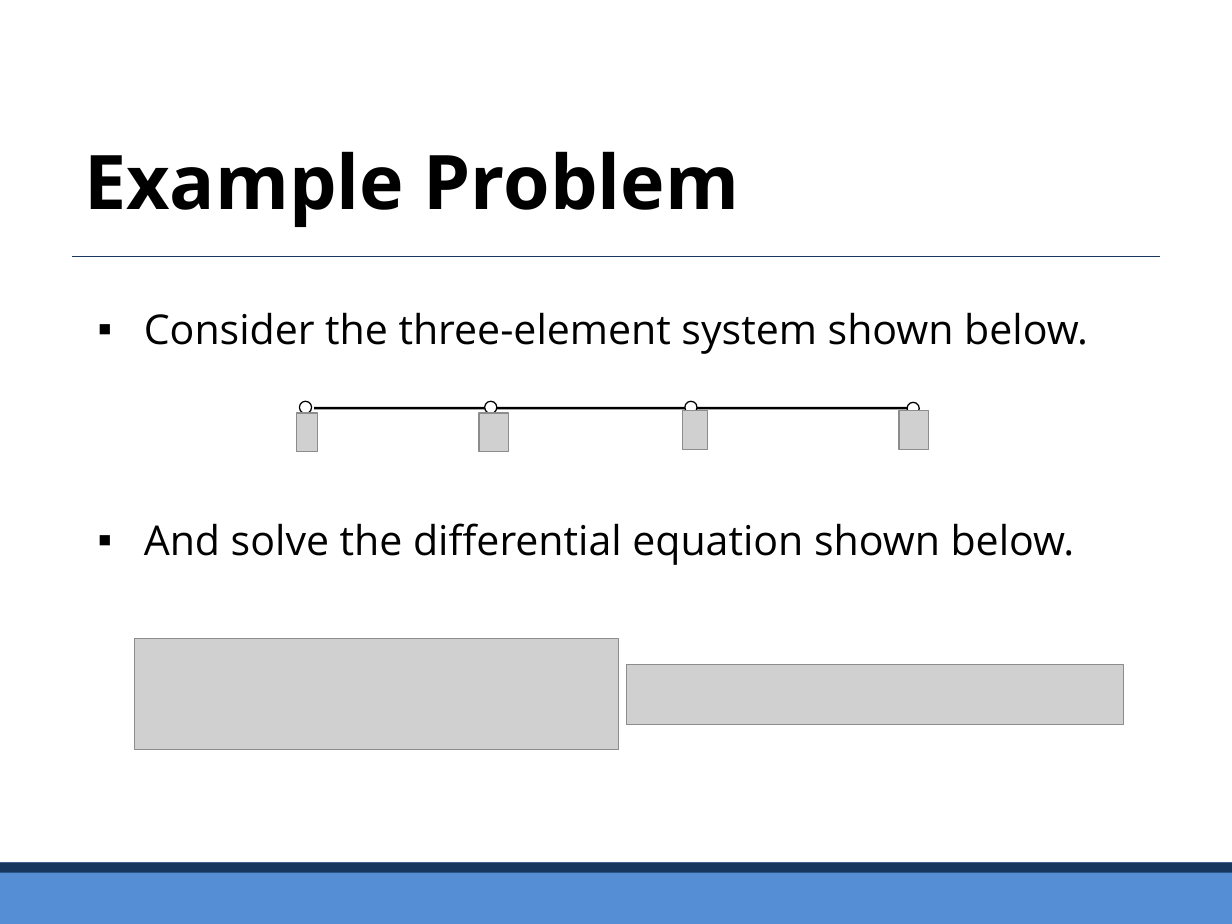
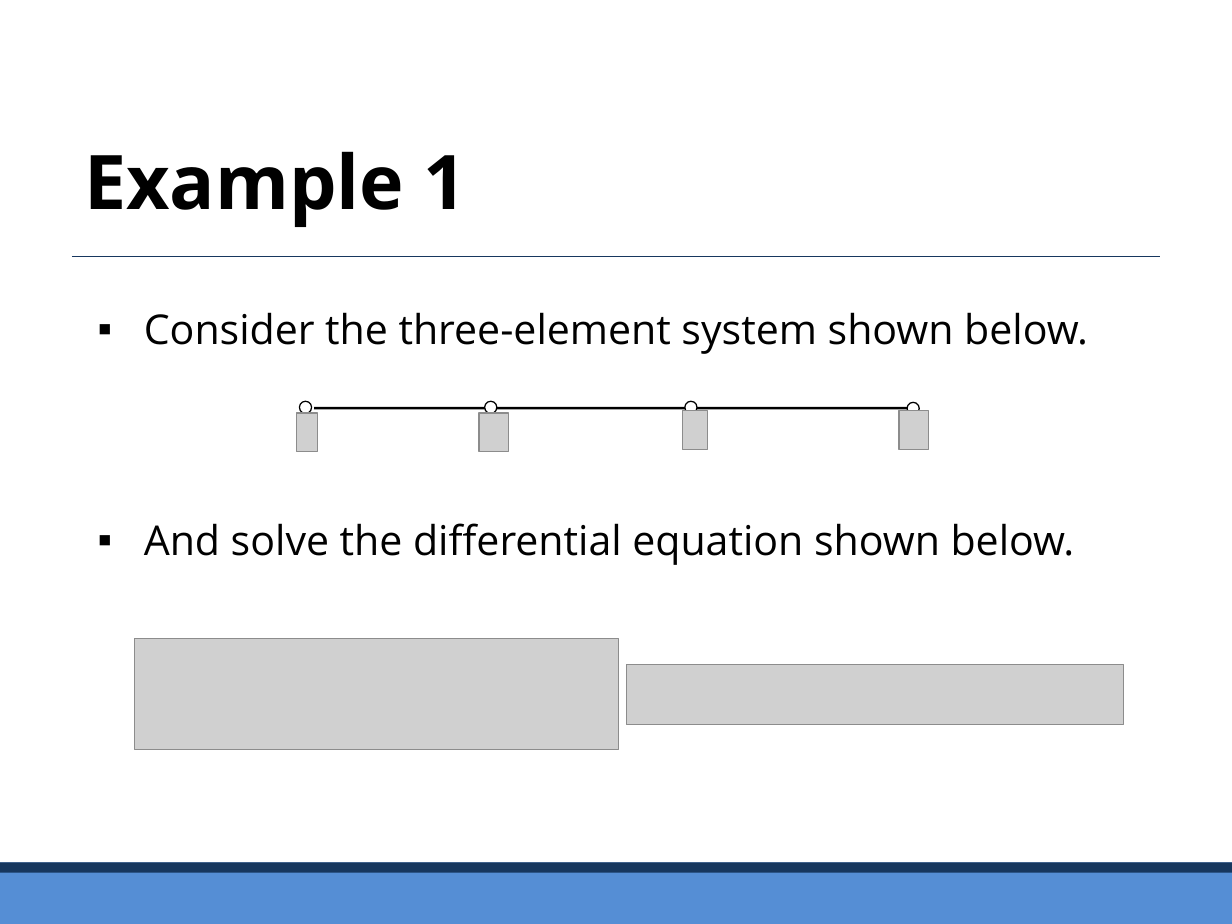
Before and after one commit to civilabs/computationalmethods, a slide deck: slide 10 of Handouts/Lecture 02.pptx. Drawn at 1232x924 pixels with LibreOffice and Linux fonts; fonts in the diff are those of the drawing; grey boxes stand for pictures. Boxes give left, top, right and bottom in pixels: in the first picture for what was removed or moved away, otherwise in the second. Text is boxed around its words. In the diff, an @@ line names an element or a change of style, - is before the commit and + after.

```diff
--- a/Handouts/Lecture 02.pptx
+++ b/Handouts/Lecture 02.pptx
@@ text at (x1=84, y1=151, x2=467, y2=227): text changed @@
-Example Problem
+Example 1
```
Also in this commit, not shown: 5 other slides changed, 43 other files.
